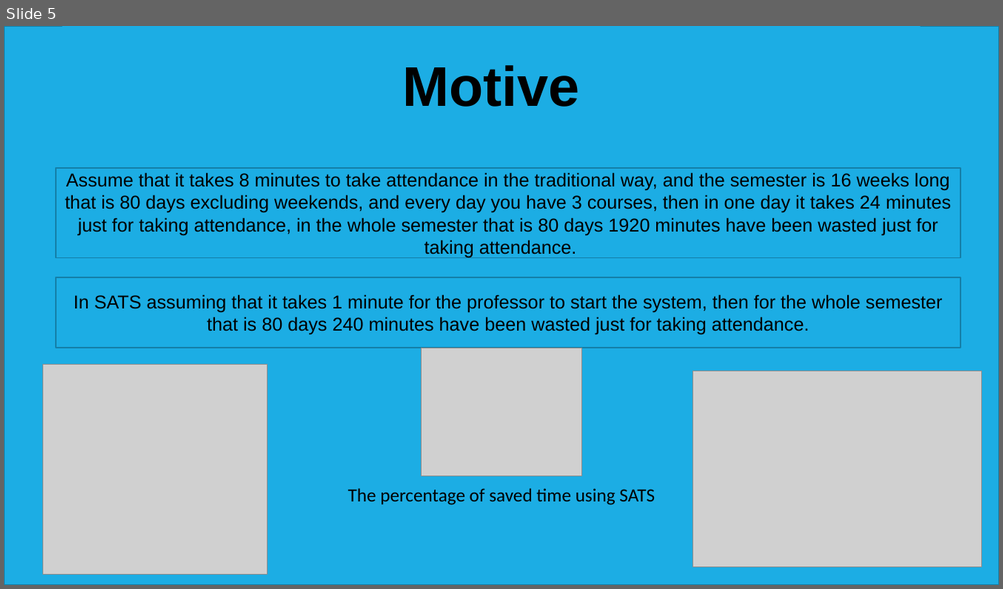
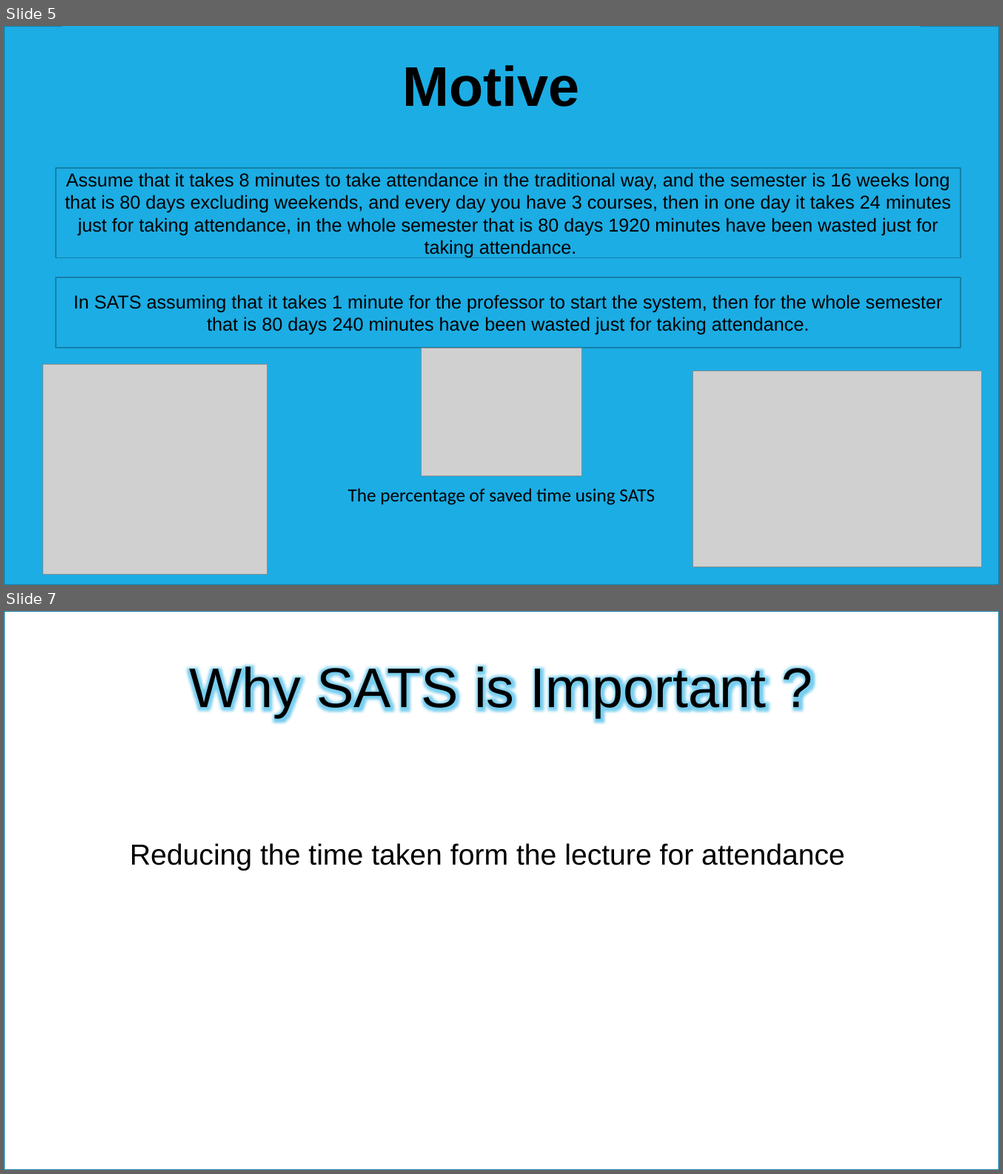
Before and after one commit to hashem-ali/SATS, a slide deck: ProjectPhases/Project-Phase-03-CS310-F-171.pptx. Shown one above the other, each under a label of ours: slide 5 before the commit, slides 5 and 7 after it; the slides between them are not shown. The pictures are 1003x589 and 1003x1174 pixels, drawn with LibreOffice and Linux fonts; fonts in the diff are those of the drawing; grey boxes stand for pictures; background and template pictures are left out. Boxes give left, top, right and bottom in pixels: in the first picture for what was removed or moved away, otherwise in the second. Text is boxed around its words. In the diff, an @@ line names an element or a change of style, - is before the commit and + after.

```diff
--- a/ProjectPhases/Project-Phase-03-CS310-F-171.pptx
+++ b/ProjectPhases/Project-Phase-03-CS310-F-171.pptx
@@ slide 7 added at [4, 611, 999, 1170], background picture (left out); not listed: 1 template element that a slide beside it also shows @@
@@ rectangle added at [4, 611, 999, 1170], fill #FFFFFF, outline #1580A9 1.25 pt @@
@@ text added at [189, 663, 766, 718], 54 pt, text #000000 @@
+Why SATS is Important ?
@@ text added at [130, 843, 845, 871], 28 pt, text #000000 @@
+Reducing the time taken form the lecture for attendance
```
Also in this commit, not shown: 2 slides changed, 5 other slides added, 1 slide removed.
